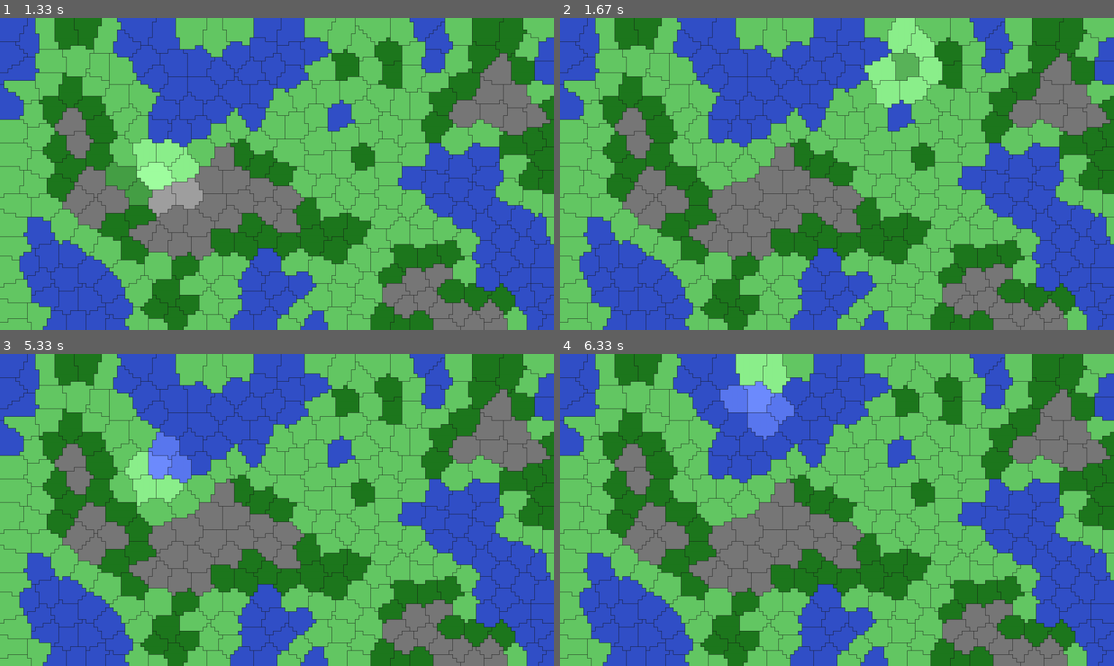
Above: before the commit, frames 1-4 (two rows, left to right).
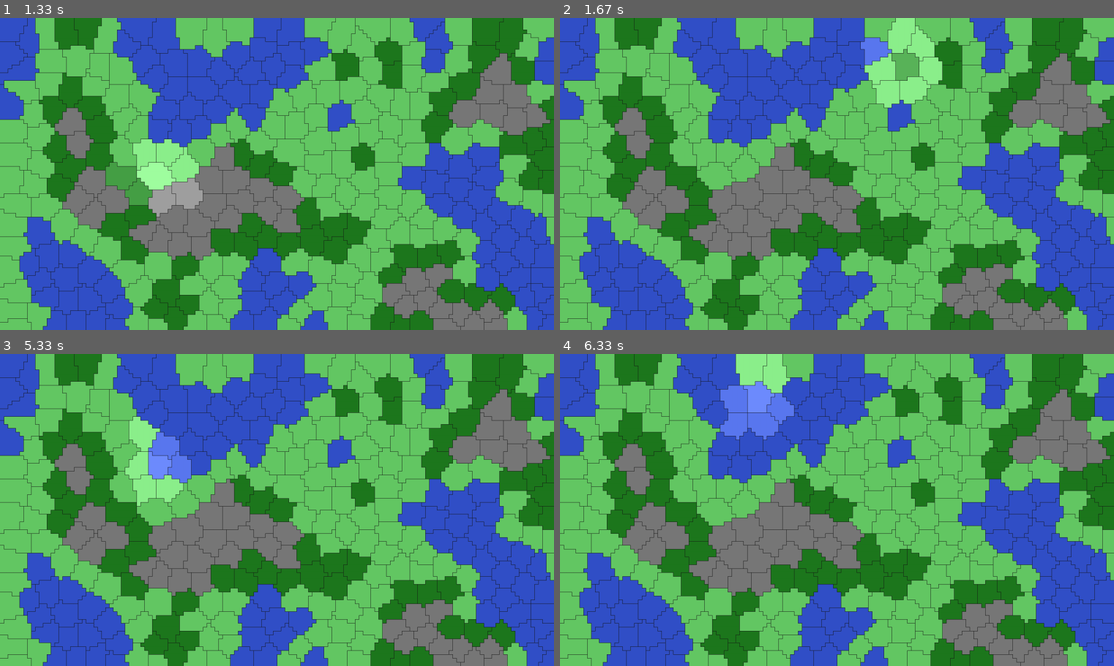
Above: after the commit, the same moments.

Repository: capdevillex/proj_info
Game: pygame game, started from test_grille_filling.py
Two runs of this game, one before a commit and one after it. Both use one fixed random seed, a clock stepped at 60 frames per second and the inputs below.
Inputs (mouse positions are in pixels of both pictures, inside the frame that each line leads up to):
- Up to frame 1 (1.33 s): move the mouse to (254, 186) at 0.37 s; move the mouse to (144, 177) at 0.87 s
- Up to frame 2 (1.67 s): move the mouse to (920, 64) at 1.37 s
- Up to frame 3 (5.33 s): move the mouse to (288, 403) at 1.87 s; move the mouse to (282, 544) at 2.43 s; move the mouse to (421, 559) at 2.77 s; move the mouse to (421, 481) at 3.2 s; move the mouse to (481, 485) at 3.6 s; move the mouse to (470, 569) at 4.27 s; move the mouse to (304, 497) at 4.67 s; move the mouse to (155, 453) at 5.17 s
- Up to frame 4 (6.33 s): move the mouse to (986, 544) at 5.67 s; move the mouse to (748, 407) at 6 s

Frame 1 is identical in both runs. In frame 2, 0.3% of the frame differs, in the area x 54-60%, y 6-15%; in frame 3, 0.4%, in the area x 23-29%, y 20-32%; in frame 4, 0.3%.

Commit message:
Enhance neighbor retrieval in Map class by including diagonal directions (8-connectivity).

Diff:
--- a/world/map.py
+++ b/world/map.py
@@ -298,7 +298,7 @@
                         self.tiles[id_].neighbors.add(nid)
 
     def _neighbors(self, x, y):
-        for dx, dy in [(-1, 0), (1, 0), (0, -1), (0, 1)]:
+        for dx, dy in [(-1, 0), (1, 0), (0, -1), (0, 1), (1, 1), (1, -1), (-1, 1), (-1, -1)]:
             nx, ny = x + dx, y + dy
             if 0 <= nx < self.width and 0 <= ny < self.height:
                 yield nx, ny
